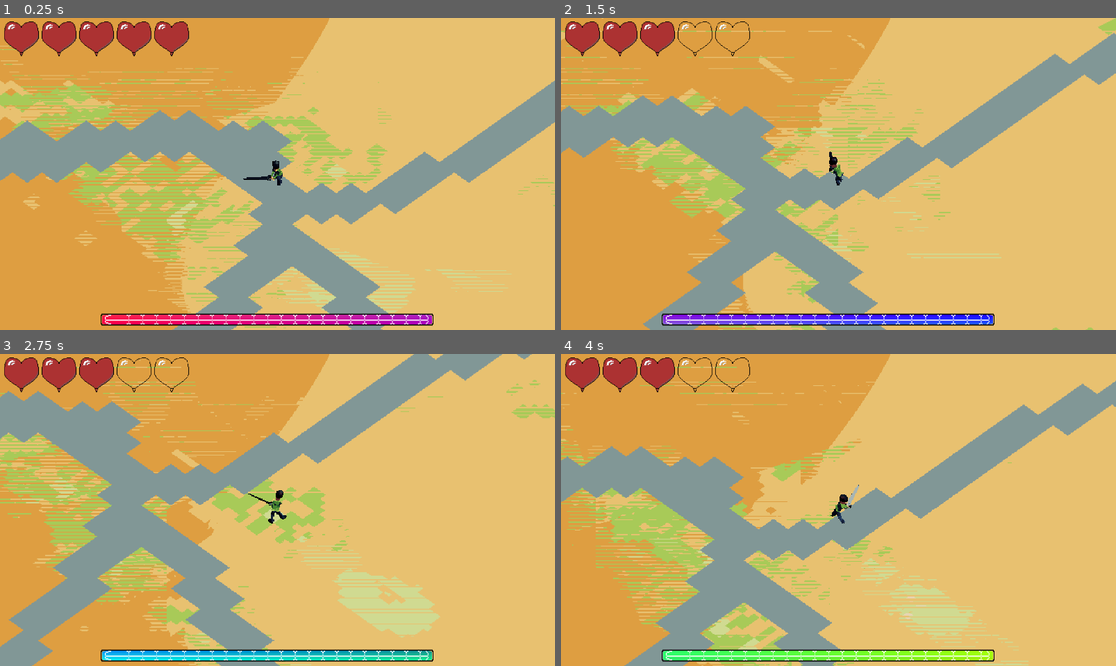
Above: before the commit, frames 1-4 (two rows, left to right).
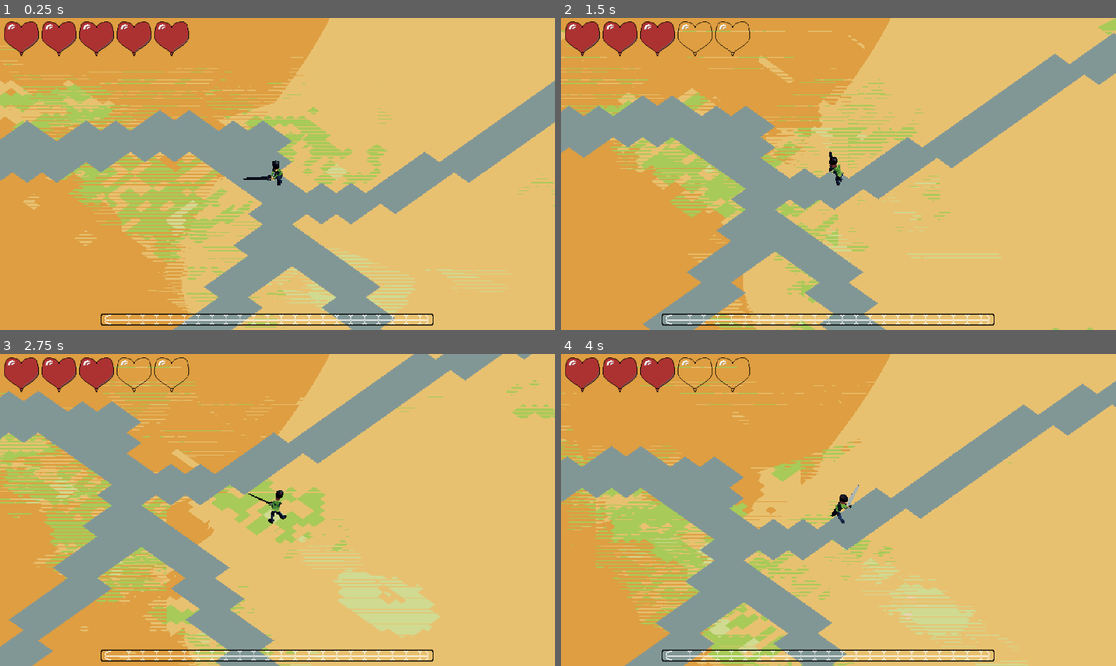
Above: after the commit, the same moments.

Repository: LargeMitchell/GMTKJAM2024
Game: Godot game, scene res://core/root.tscn
The game is run twice, just before and just after one commit, with the same random seed, the same clock (stepped at 60 frames per second) and the same inputs.
Inputs (mouse positions are in pixels of both pictures, inside the frame that each line leads up to):
- Up to frame 1 (0.25 s): no input
- Up to frame 2 (1.5 s): tap Enter (ui_accept) at 0.5, 0.77 s; move the mouse to (960, 158) at 0.52 s; press the mouse at (960, 158) at 0.53 s; hold D (right) 0.53-1.28 s; move the mouse to (727, 189) at 1.27 s; release the mouse at (727, 189) at 1.28 s; hold S (down) from 1.28 s (still down); right-click (727, 189) at 1.35 s
- Up to frame 3 (2.75 s): tap Enter (ui_accept) at 1.52 s; move the mouse to (333, 441) at 2.02 s; release S (down) at 2.03 s; press the mouse at (333, 441) at 2.03 s; hold D (right) from 2.03 s (still down)
- Up to frame 4 (4 s): move the mouse to (810, 572) at 2.77 s; release D (right) at 2.78 s; release the mouse at (810, 572) at 2.78 s; hold W (up) 2.78-3.53 s; right-click (810, 572) at 2.85 s; tap Enter (ui_accept) at 3.02, 3.77 s; move the mouse to (1005, 556) at 3.52 s; press the mouse at (1005, 556) at 3.53 s; hold A (left) from 3.53 s (still down)

The runs differ from the first frame. In frame 1, 1.6% of the frame differs, in the area x 18-78%, y 95-99%; in frame 2, 1.6%; in frame 3, 1.6%; in frame 4, 1.6%.

Commit message:
fixed exp bar lol

Diff:
--- a/core/root.tscn
+++ b/core/root.tscn
@@ -85,6 +85,5 @@
 grow_horizontal = 2
 grow_vertical = 2
 step = 1.0
-value = 50.0
 show_percentage = false
 metadata/_edit_use_anchors_ = true
